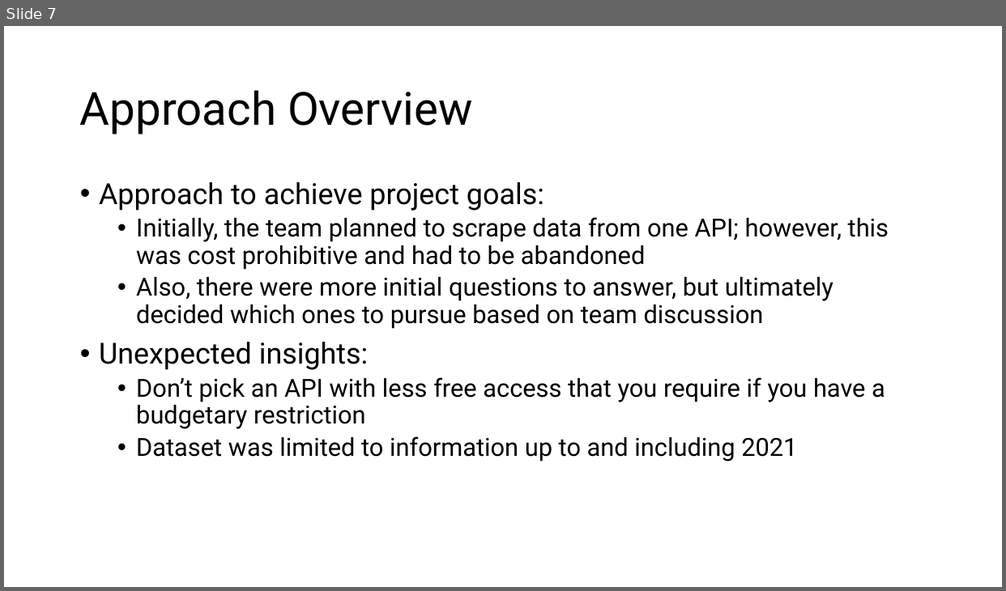
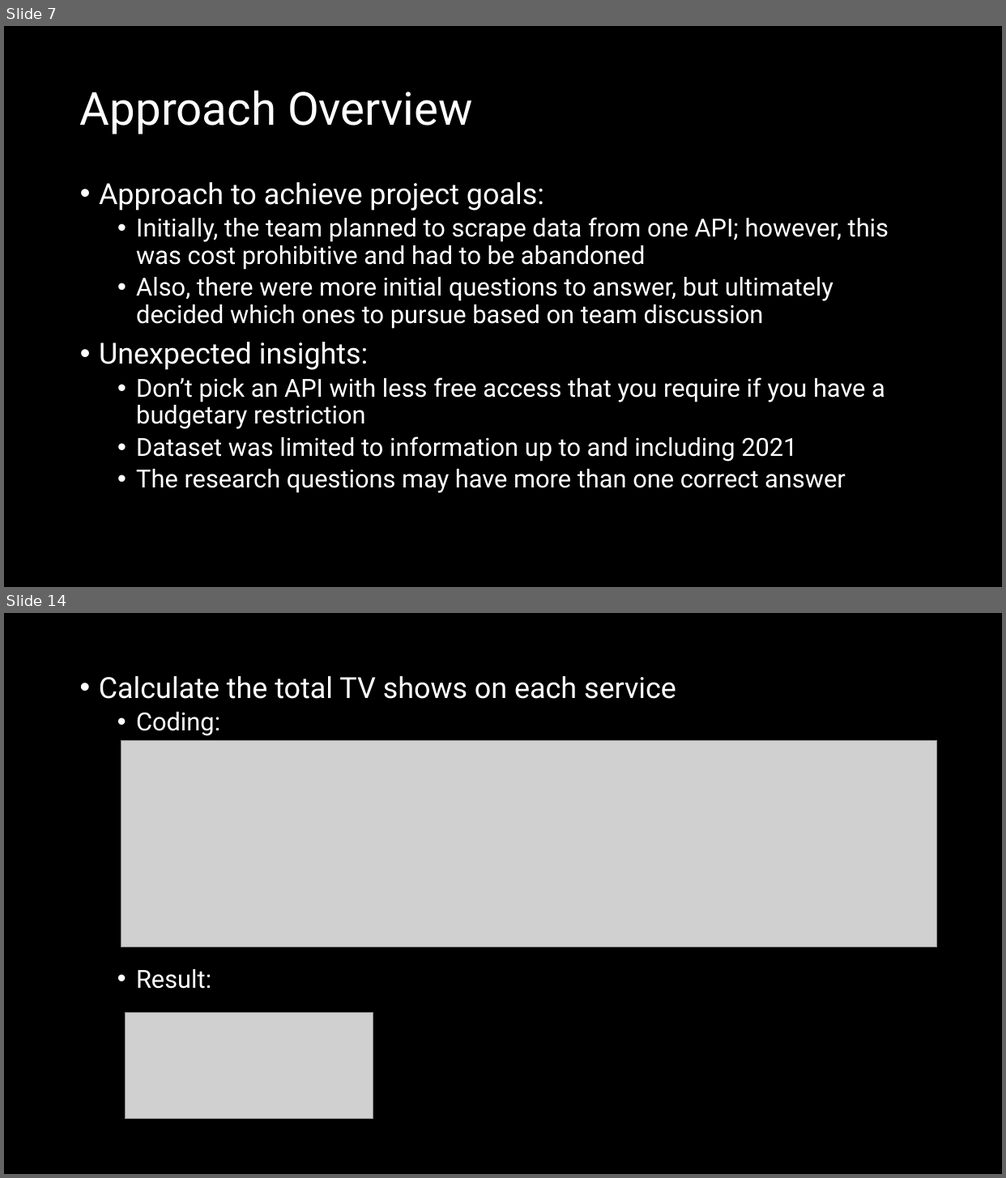
Before and after one commit to Christian-Albertini/UNC-Project-1, a slide deck: what_are_we_watching_tonight.pptx. Shown one above the other, each under a label of ours: slide 7 before the commit, slides 7 and 14 after it; the slides between them are not shown. The pictures are 1006x591 and 1006x1178 pixels, drawn with LibreOffice and Linux fonts; fonts in the diff are those of the drawing; grey boxes stand for pictures. Boxes give left, top, right and bottom in pixels: in the first picture for what was removed or moved away, otherwise in the second. Text is boxed around its words. In the diff, an @@ line names an element or a change of style, - is before the commit and + after.

```diff
--- a/what_are_we_watching_tonight.pptx
+++ b/what_are_we_watching_tonight.pptx
@@ slide 14 added at box(4, 613, 1002, 1174), background #000000 @@
@@ text added at box(99, 676, 676, 989), 28 pt, text #FFFFFF @@
+• Calculate the total TV shows on each service
+  • Coding:
+  • Result:
@@ picture added at box(121, 740, 937, 947) @@
@@ picture added at box(126, 1013, 374, 1119) @@
@@ slide 7 changed as well @@
@@ background #FFFFFF to #000000 @@
@@ title "Approach Overview" at box(80, 90, 473, 135): text colour #000000 to #FFFFFF @@
@@ text at box(99, 182, 889, 462): text colour #000000 to #FFFFFF in "Approach to achieve project goals:", "Initially, the team planned to scrape data ...", "Also, there were more initial questions to ...", "Unexpected insights:" and 2 more places @@
@@ text at box(136, 469, 846, 493): paragraph added @@
+  • The research questions may have more than one correct answer
```
Also in this commit, not shown: 7 other slides changed, 16 other slides added, 6 slides removed.
